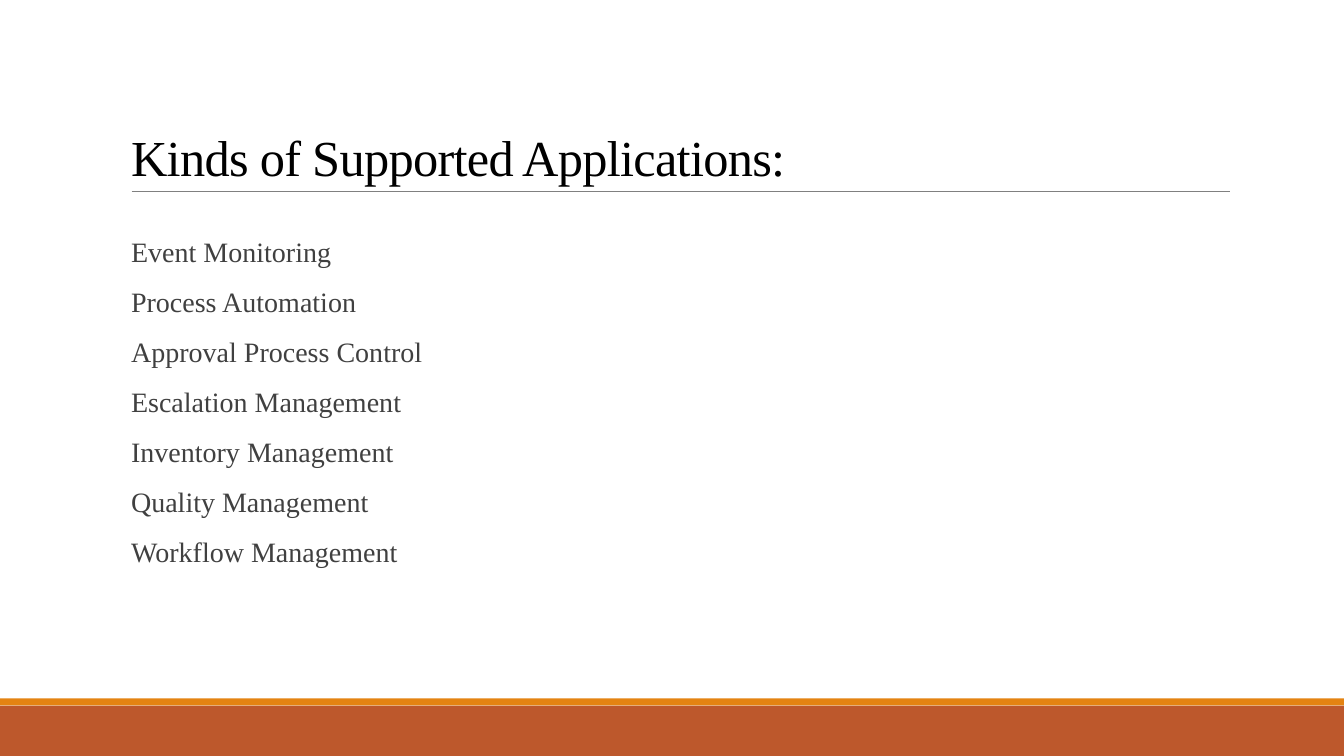
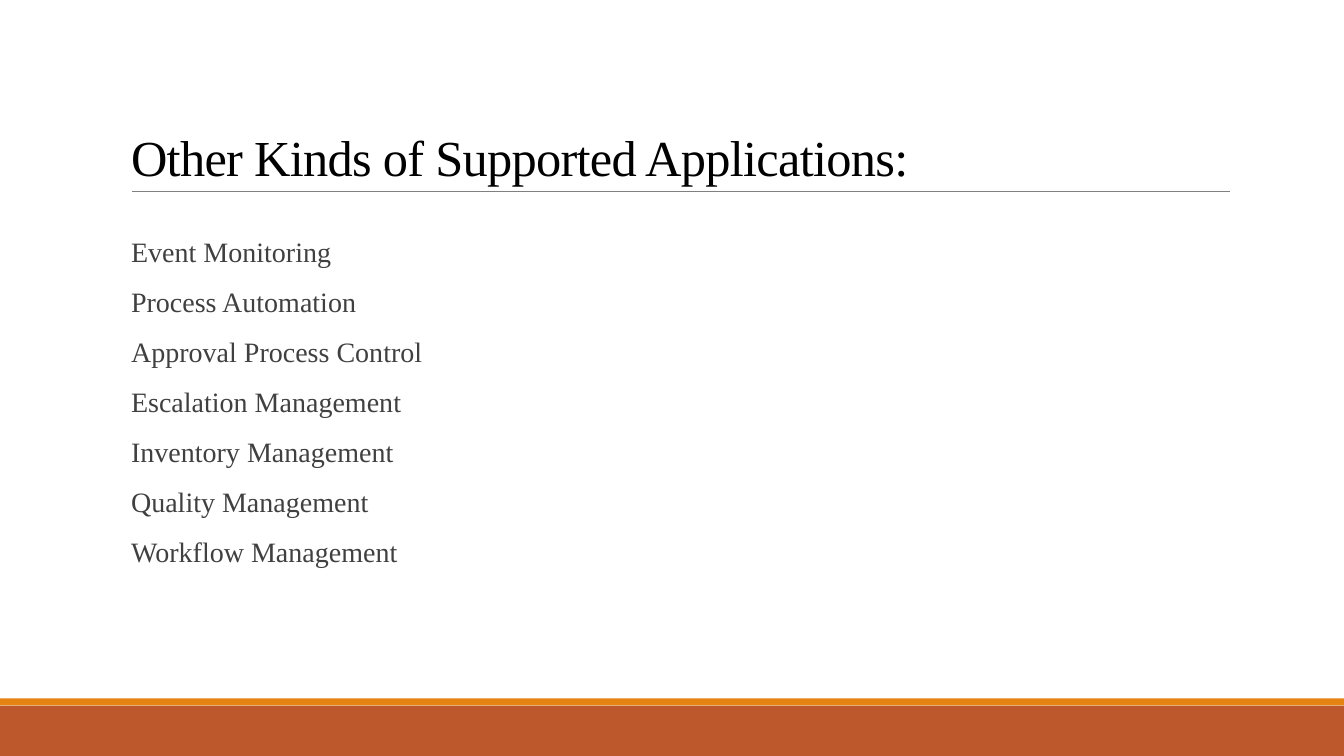
Before and after one commit to Ravishka123/Lectures_And_Talks, a slide deck: slide 22 of No-Code_Low-Code Development/No-Code_Low-Code Development.pptx (slide 18 before the commit). Drawn at 1344x756 pixels with LibreOffice and Linux fonts; fonts in the diff are those of the drawing. Boxes give left, top, right and bottom in pixels: in the first picture for what was removed or moved away, otherwise in the second. Text is boxed around its words. In the diff, an @@ line names an element or a change of style, - is before the commit and + after.

```diff
--- a/No-Code_Low-Code Development/No-Code_Low-Code Development.pptx
+++ b/No-Code_Low-Code Development/No-Code_Low-Code Development.pptx
@@ title at box(131, 140, 908, 186): text changed @@
-Kinds of Supported Applications:
+Other Kinds of Supported Applications:
```
Also in this commit, not shown: 7 other slides changed, 4 slides added, 1 other file.
